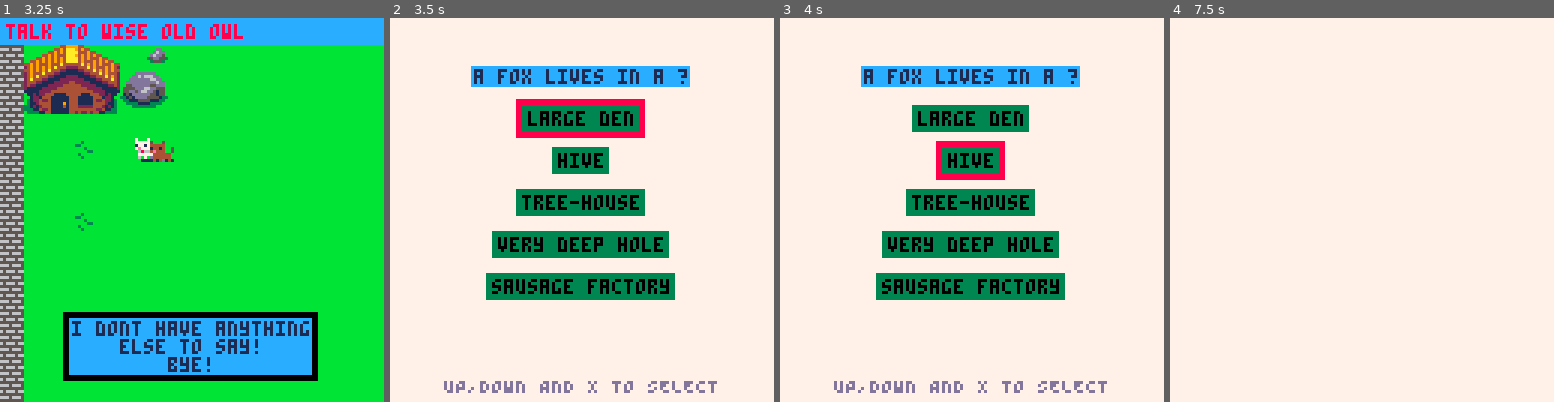
Above: before the commit, frames 1-4 (left to right).
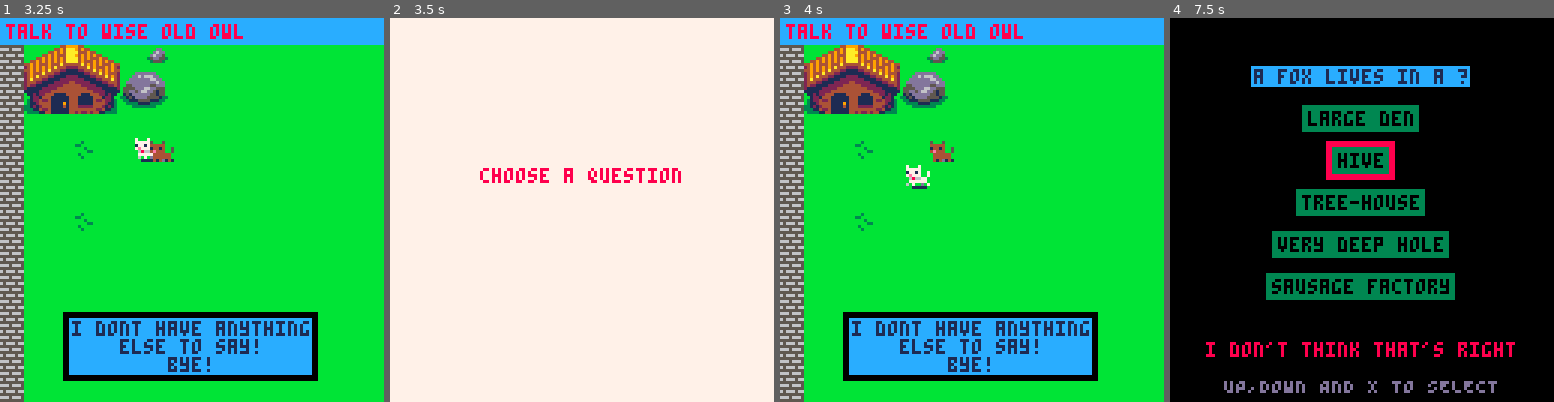
Above: after the commit, the same moments.

Repository: Mackeriah/FurlockBones-game
Game: PICO-8 cartridge furlock bones.p8
Two runs of this game, one before a commit and one after it. Both use one fixed random seed, a clock stepped at 60 frames per second and the inputs below.
Inputs:
- Up to frame 1 (3.25 s): tap X (X key) at 0.33, 1.07, 1.85, 2.97 s; tap O (Z key) at 0.7, 1.7, 2.1, 2.5, 2.9 s; hold Right 1.6-2.1 s; hold Up 2.15-2.42 s; hold Right 2.47-3.03 s; hold Left from 3.08 s (still down)
- Up to frame 2 (3.5 s): keep holding Left; tap O (Z key) at 3.3 s
- Up to frame 3 (4 s): release Left at 3.58 s; hold Down 3.63-3.97 s; tap O (Z key) at 3.7 s
- Up to frame 4 (7.5 s): hold Right 4.02-4.68 s; tap X (X key) every 1.12 s from 4.08 to 7.43 s; tap O (Z key) every 0.4 s from 4.1 to 7.3 s; hold Up 4.73-5.03 s; hold Left 5.08-5.68 s; hold Down 5.73-6.03 s; hold Right 6.08-6.58 s; hold Right 6.63-7.13 s; hold Up 7.18-7.45 s

Frame 1 is identical in both runs. In frame 2, 18% of the frame differs, in the area x 14-86%, y 12-98%; in frame 3, 100%; in frame 4, 100%, in the area x 0-100%, y 0-100%.

Commit message:
definitely making some progress
getting there

Diff:
--- a/furlock bones.p8
+++ b/furlock bones.p8
@@ -2,15 +2,15 @@
 version 36
 __lua__
 --[[
+
+CS50 Final Project for Owen FitzGerald 2022: Furlock Bones: Consulting Dogtective
+
 ** REMINDERS **
 CONTROL +K +J = unfold all
 CONTROL +K +1 = fold at level 1
 U, D, L, R, O, and X are the buttons (up, down, left, right, o-button, x-button)
 CTRL + X deletes a line of code!
 --]]
-
---[[ CS50 Final Project for Owen FitzGerald 2022
-	 Furlock Bones: Consulting Dogtective ]]
 
 --init, update and draw functions
 function _init()
@@ -88,15 +88,10 @@
 
 function draw_game()
 	if wordgame.displayed == true then
-		camera_x, camera_y = 0,0 --0,0 as I draw wordgame in top left
-		camera(camera_x,camera_y)
-
-		rectfill(0, 0, 127, 127, 7) -- fill screen
-		if (wordgame.state == "display wordgame") then
-			prepare_wordgame()
-		end
-
-		if wordgame.ready == true then draw_wordgame_chosen_question() end
+		camera_x, camera_y = 0,0
+		camera(camera_x,camera_y) --0,0 as I draw wordgame in top left
+		prepare_wordgame() -- get questions/anwers ready for current lost animal
+		wordgame_draw_question_list()
 	else
 		camera(camera_x,camera_y) -- run before map to avoid wordgame stutter
 		map(0,0,0,0,128,32) -- draw current map
@@ -163,7 +158,7 @@
 		elseif conversation_state == "level2" and conversation.character == "brian" then
 			new_conversation({"i dont have anything","else to say!","bye!"})
 			objective.current = "talk to wise old owl"
-			wordgame.state = "display wordgame"
+			wordgame.pagesCollected = true
 			if (btnp(❎)) then
 				conversation_state = "none"
 			end
@@ -253,44 +248,35 @@
 function init_wordgame()
 	wordgame = {} -- create empty array to store multiple strings
 	wordgame.string = {} -- empty array to store individual string?
-	wordgame.ready = false
-	wordgame.question = 1
 	wordgame.answers = {} -- store page wordgame answers
+	wordgame.pagesCollected = false
+	wordgame.selectedQuestion = 1
 	wordgame.selectedAnswer = 1
-	wordgame.state = "empty"
+	wordgame.state = "question_list"
 	--[[ empty, question_list, chosen_question, completed]]
 	wordgame.displayed = false
 end
 
 function display_wordgame_on_button_press()
-	if (btnp(🅾️)) and wordgame.state != "empty" then
+	if (btnp(🅾️)) and wordgame.pagesCollected == true and wordgame.displayed == false then
 		wordgame.displayed = true
 		tmp_camera_x = camera_x -- store current camera x,y so we can return to it later
 		tmp_camera_y = camera_y
-	elseif (btnp(🅾️)) and wordgame.state == "empty" then
+	elseif (btnp(🅾️)) and wordgame.pagesCollected == true and wordgame.displayed == true then
 		wordgame.displayed = false
 		camera_x = tmp_camera_x -- return camera to previous position
 		camera_y = tmp_camera_y
 	end
 end
 
-function store_wordgame_questions(txt)
-	wordgame.string = txt
-	wordgame.ready = true -- draw game displays pages wordgame if this is true
-end
-
-function store_wordgame_answers(txt)
-	wordgame.answers = txt
-end
-
 function prepare_wordgame()
 	lostAnimal = animal.list[animal.active]
 	if lostAnimal == "fox" then
-		if wordgame.question == 1 then
+		if wordgame.selectedQuestion == 1 then
 			store_wordgame_questions({"a fox lives in a ?"})
 			store_wordgame_answers({"large den", "hive", "tree-house","very deep hole","sausage factory"})
 			wordgame.correct_answer = 1
-		elseif wordgame.question == 2 then
+		elseif wordgame.selectedQuestion == 2 then
 			store_wordgame_questions({"a fox likes to eat ?"})
 			store_wordgame_answers({"leaves", "bees", "people","chickens","sausages"})
 			wordgame.correct_answer = 4
@@ -302,7 +288,27 @@
 	end
 end
 
-function draw_wordgame_chosen_question() -- based on draw_conversation
+function store_wordgame_questions(txt)
+	wordgame.string = txt
+end
+
+function store_wordgame_answers(txt)
+	wordgame.answers = txt
+end
+
+function wordgame_draw_question_list()
+	if (wordgame.state == "question_list") then
+		rectfill(0, 0, 127, 127, 7) -- fill screen
+		print_centered("choose a question", 50, 8)
+		if (btnp(❎)) then
+			wordgame.state = "chosen_question"
+		end
+	elseif (wordgame.state == "chosen_question") then
+		wordgame_draw_chosen_question()
+	end
+end
+
+function wordgame_draw_chosen_question() -- based on draw_conversation
  -- ** QUESTION LOGIC**
 	local maxTextWidth = 0
 	for i=1, #wordgame.string do -- the # gets array length
@@ -376,8 +382,7 @@
 	-- use up and down to select a question unless already correctly answered
 	if correct == true then
 		if (btnp(❎)) then
-			wordgame.ready = false
-			wordgame.state = "empty"
+			wordgame.state = "question_list"
 		end
 	else
 		if (btnp(3)) then
